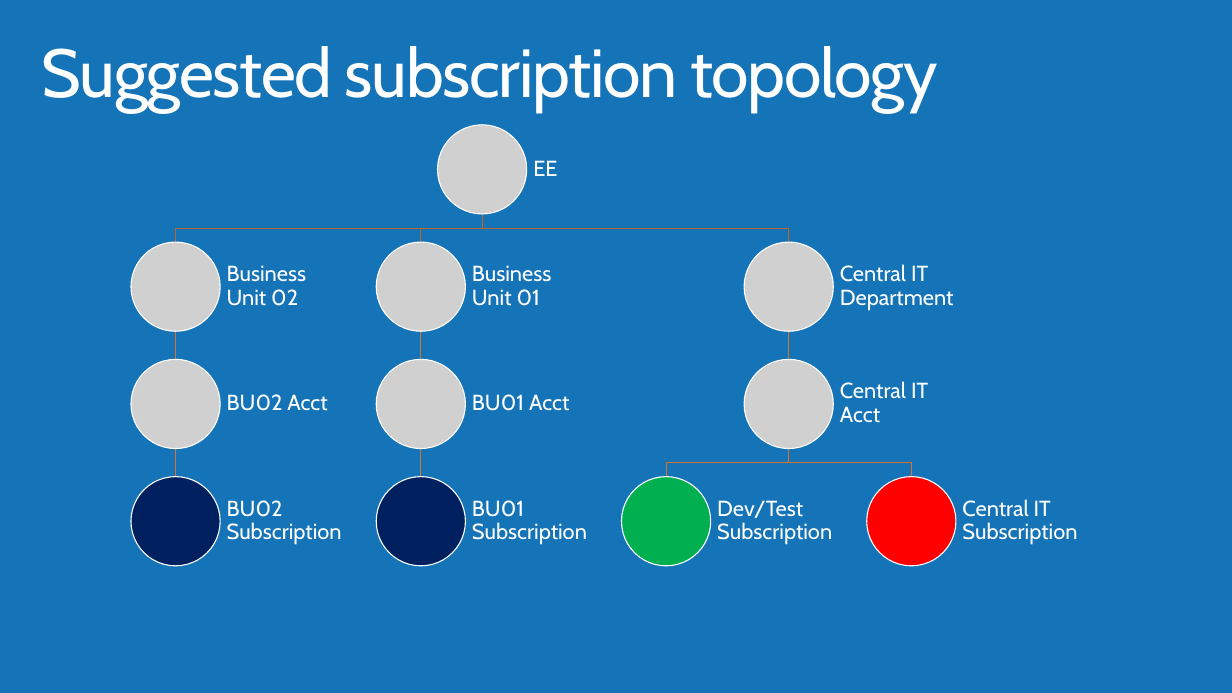
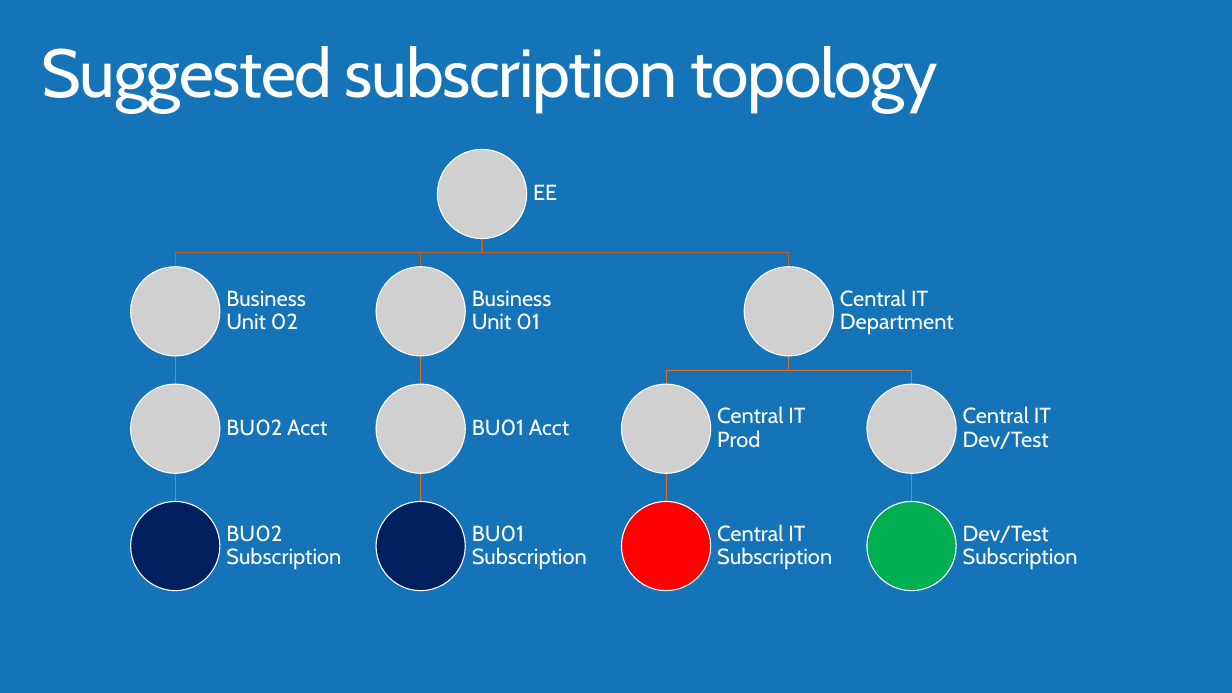
Before and after one commit to lulzzz/Azure-Governance-and-Networking, a slide deck: slide 13 of Azure Governance and Networking.pptx (slide 12 before the commit). Drawn at 1232x693 pixels with LibreOffice and Linux fonts; fonts in the diff are those of the drawing; grey boxes stand for pictures; background and template pictures are left out. Boxes give left, top, right and bottom in pixels: in the first picture for what was removed or moved away, otherwise in the second. Text is boxed around its words. In the diff, an @@ line names an element or a change of style, - is before the commit and + after.

```diff
--- a/Azure Governance and Networking.pptx
+++ b/Azure Governance and Networking.pptx
@@ 8 texts, 7 freeform shapes, 6 pictures, 4 ellipses: place and size @@
-8 texts, 7 freeform shapes, 6 pictures, 4 ellipses at [131,125,957,567]
+8 texts, 7 freeform shapes, 6 pictures, 4 ellipses at [130,150,957,592]
@@ freeform shape: place and size @@
-freeform shape at [666,448,789,476]
+freeform shape at [666,356,789,384]
@@ freeform shape: place and size @@
-freeform shape at [789,448,912,476]
+freeform shape at [789,356,912,384]
@@ picture removed at [744,360,834,449] @@
@@ text at [717,406,805,447]: text changed @@
-Central IT Acct
+Central IT Prod
@@ group added at [622,384,1051,501]: 2 pictures, 1 freeform shape, 1 text @@
+Central IT Dev/Test
@@ freeform shape: place and size @@
-freeform shape at [785,332,794,360]
+freeform shape at [908,473,917,501]
@@ ellipse at [622,502,712,592]: fill #00B050 to #FF0000 @@
@@ text "Central IT Subscription": place and size @@
-text "Central IT Subscription" at [962,499,1077,545]
+text "Central IT Subscription" at [717,524,832,570]
@@ ellipse at [867,502,957,592]: fill #FF0000 to #00B050 @@
@@ text "Dev/Test Subscription": place and size @@
-text "Dev/Test Subscription" at [717,500,832,545]
+text "Dev/Test Subscription" at [963,525,1078,570]
```
Also in this commit, not shown: 6 other slides changed, 3 slides added, 1 slide removed, 1 other file.
